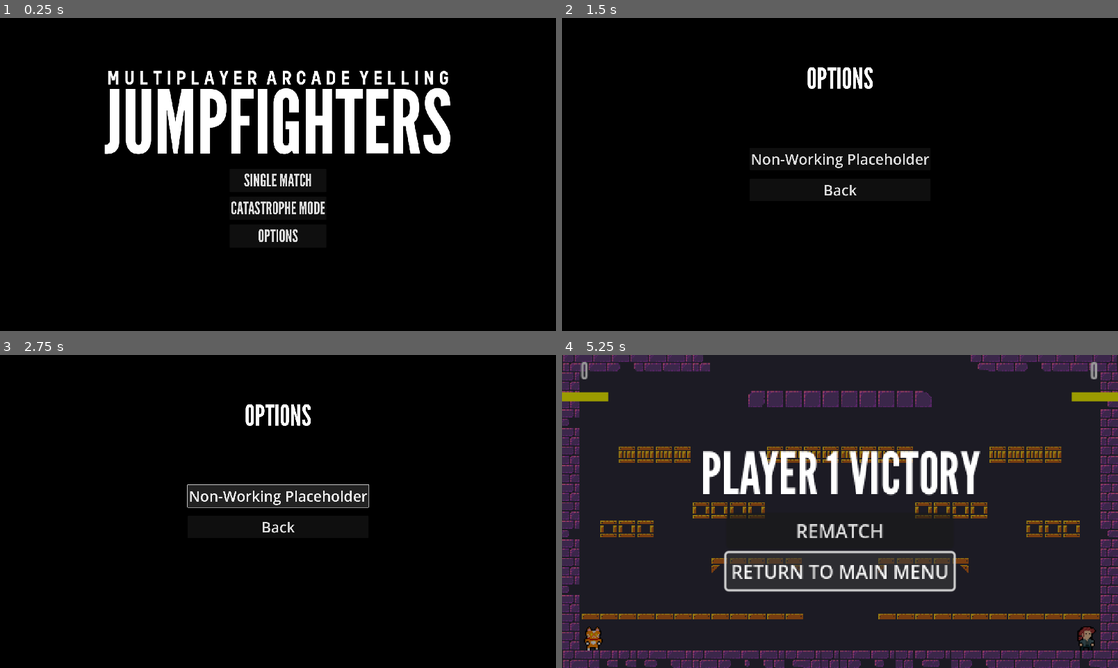
Above: before the commit, frames 1-4 (two rows, left to right).
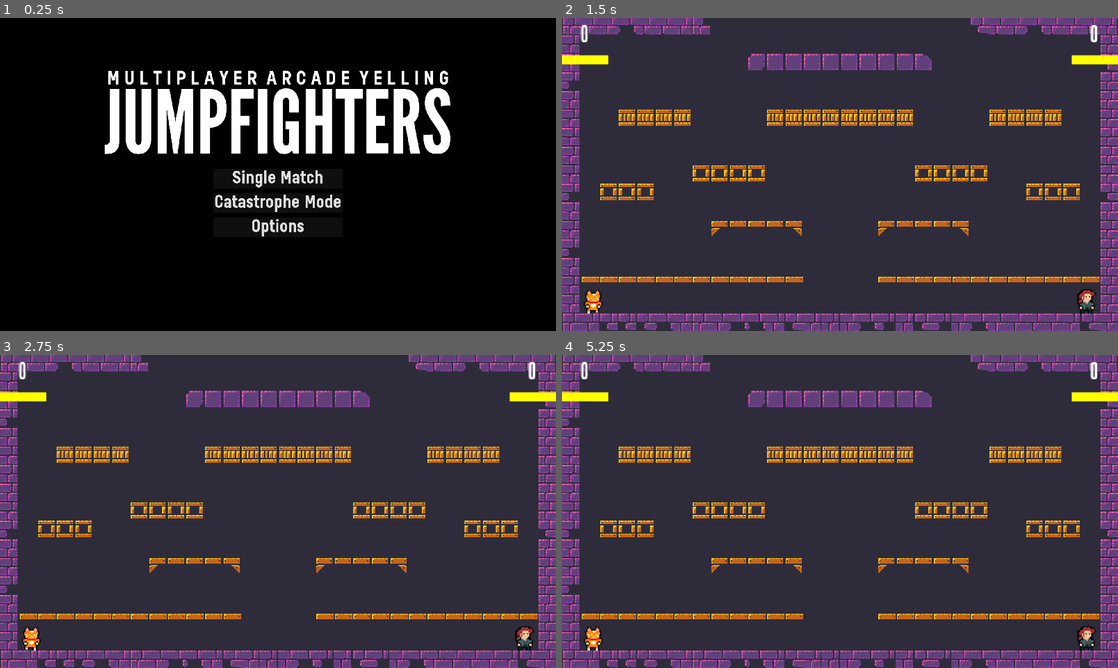
Above: after the commit, the same moments.

Repository: iamdanielgreen/jumpfighters
Game: Godot game, scene res://02_Scenes/menu.tscn
The game is run twice, just before and just after one commit, with the same random seed, the same clock (stepped at 60 frames per second) and the same inputs.
Inputs (mouse positions are in pixels of both pictures, inside the frame that each line leads up to):
- Up to frame 1 (0.25 s): no input
- Up to frame 2 (1.5 s): click "CATASTROPHE MODE" (after the commit: "Catastrophe Mode") at 0.5 s; click (840, 237) at 1.25 s, where only the run before the commit has a clickable "OPTIONS"
- Up to frame 3 (2.75 s): click (278, 495) at 2 s, where only the run before the commit has a clickable "Non-Working Placeholder"
- Up to frame 4 (5.25 s): click (840, 527) at 2.75 s, where only the run before the commit has a clickable "Back"; click (840, 517) at 3.5 s, where only the run before the commit has a clickable "SINGLE MATCH"; click (840, 530) at 4.25 s, where only the run before the commit has a clickable "REMATCH"; click (840, 570) at 5 s, where only the run before the commit has a clickable "RETURN TO MAIN MENU"

The runs differ from the first frame. In frame 1, 1.5% of the frame differs, in the area x 38-62%, y 48-72%; in frame 2, 100%, in the area x 0-100%, y 0-100%; in frame 3, 100%; in frame 4, 28%.

Commit message:
Work on menu and UI. Victory screen now operates correctly. - 30082024_30082024

Diff:
--- a/02_Scenes/game.tscn
+++ b/02_Scenes/game.tscn
@@ -6,8 +6,9 @@
 [ext_resource type="PackedScene" uid="uid://dgcn654g7vlox" path="res://02_Scenes/player_two.tscn" id="3_aahkk"]
 [ext_resource type="Script" path="res://03_Scripts/camera_shake.gd" id="3_h6r4a"]
 [ext_resource type="FontFile" uid="uid://btssqpnsdy1lc" path="res://01_Assets/03_Fonts/Helvetica LT Ultra Compressed.ttf" id="6_2kgol"]
-[ext_resource type="Script" path="res://03_Scripts/win_ui.gd" id="6_wdk65"]
+[ext_resource type="Script" path="res://03_Scripts/win_screen.gd" id="6_wdk65"]
 [ext_resource type="FontFile" uid="uid://ebe1ov8pjolh" path="res://01_Assets/03_Fonts/LeagueGothic-Regular.otf" id="8_yd1ge"]
+[ext_resource type="FontFile" uid="uid://bsry8lcv357nh" path="res://01_Assets/03_Fonts/Reglo-Bold.otf" id="9_huwte"]
 
 [sub_resource type="TileSetAtlasSource" id="TileSetAtlasSource_43gq2"]
 texture = ExtResource("1_5scgh")
@@ -213,6 +214,7 @@
 show_percentage = false
 
 [node name="WinScreen" type="ColorRect" parent="UI"]
+visible = false
 z_index = 5
 layout_mode = 1
 anchors_preset = 15
@@ -229,15 +231,18 @@
 anchor_top = 0.5
 anchor_right = 0.5
 anchor_bottom = 0.5
-offset_left = -120.0
-offset_top = -62.0
-offset_right = 121.0
-offset_bottom = -1.0
-grow_horizontal = 2
-grow_vertical = 2
+offset_left = -240.0
+offset_top = -92.0
+offset_right = 9386.0
+offset_bottom = 2308.0
+grow_horizontal = 2
+grow_vertical = 2
+scale = Vector2(0.05, 0.05)
 theme_override_fonts/font = ExtResource("8_yd1ge")
-theme_override_font_sizes/font_size = 50
+theme_override_font_sizes/font_size = 1800
 text = "PLAYER 1 VICTORY"
+horizontal_alignment = 1
+vertical_alignment = 1
 
 [node name="WinScreenButtons" type="VBoxContainer" parent="UI/WinScreen"]
 layout_mode = 1
@@ -246,20 +251,29 @@
 anchor_top = 0.5
 anchor_right = 0.5
 anchor_bottom = 0.5
-offset_left = -98.0
-offset_top = 1.0
-offset_right = 98.0
-offset_bottom = 67.0
-grow_horizontal = 2
-grow_vertical = 2
+offset_left = -49.0
+offset_top = 25.0
+offset_right = 1994.0
+offset_bottom = 693.0
+grow_horizontal = 2
+grow_vertical = 2
+scale = Vector2(0.05, 0.05)
+theme_override_constants/separation = 50
 
 [node name="RematchButton" type="Button" parent="UI/WinScreen/WinScreenButtons"]
-layout_mode = 2
-text = "REMATCH"
+process_mode = 3
+layout_mode = 2
+theme_override_fonts/font = ExtResource("9_huwte")
+theme_override_font_sizes/font_size = 300
+text = "Jumpfight Again"
+icon_alignment = 1
 
 [node name="ReturnMenuButton" type="Button" parent="UI/WinScreen/WinScreenButtons"]
-layout_mode = 2
-text = "RETURN TO MAIN MENU"
+process_mode = 3
+layout_mode = 2
+theme_override_fonts/font = ExtResource("9_huwte")
+theme_override_font_sizes/font_size = 300
+text = "Main Menu"
 
 [node name="SpawnPoints" type="Node" parent="."]
 
@@ -268,3 +282,6 @@
 
 [node name="P2Spawn" type="Marker2D" parent="SpawnPoints"]
 position = Vector2(213, 111)
+
+[connection signal="pressed" from="UI/WinScreen/WinScreenButtons/RematchButton" to="UI" method="_on_rematch_button_pressed"]
+[connection signal="pressed" from="UI/WinScreen/WinScreenButtons/ReturnMenuButton" to="UI" method="_on_return_menu_button_pressed"]
--- a/02_Scenes/menu.tscn
+++ b/02_Scenes/menu.tscn
@@ -1,8 +1,9 @@
-[gd_scene load_steps=4 format=3 uid="uid://bnxk3pk1heokt"]
+[gd_scene load_steps=5 format=3 uid="uid://bnxk3pk1heokt"]
 
 [ext_resource type="Script" path="res://03_Scripts/menu.gd" id="1_l735l"]
 [ext_resource type="FontFile" uid="uid://ebe1ov8pjolh" path="res://01_Assets/03_Fonts/LeagueGothic-Regular.otf" id="1_mna6l"]
 [ext_resource type="Texture2D" uid="uid://8i80a0k56c46" path="res://01_Assets/01_Sprites/04_Backgrounds/JF_TitleScreen.jpg" id="1_qgn2p"]
+[ext_resource type="FontFile" uid="uid://bsry8lcv357nh" path="res://01_Assets/03_Fonts/Reglo-Bold.otf" id="2_u7p7r"]
 
 [node name="Menu" type="Control"]
 layout_mode = 3
@@ -38,23 +39,23 @@
 
 [node name="SingleMatchButton" type="Button" parent="1/MainMenuButtons"]
 layout_mode = 2
-theme_override_fonts/font = ExtResource("1_mna6l")
+theme_override_fonts/font = ExtResource("2_u7p7r")
 theme_override_font_sizes/font_size = 60
-text = "SINGLE MATCH"
+text = "Single Match"
 
 [node name="CatastropheButton" type="Button" parent="1/MainMenuButtons"]
 layout_mode = 2
-theme_override_fonts/font = ExtResource("1_mna6l")
+theme_override_fonts/font = ExtResource("2_u7p7r")
 theme_override_font_sizes/font_size = 60
-text = "CATASTROPHE MODE
+text = "Catastrophe Mode
 "
 icon_alignment = 1
 
 [node name="OptionsButton" type="Button" parent="1/MainMenuButtons"]
 layout_mode = 2
-theme_override_fonts/font = ExtResource("1_mna6l")
+theme_override_fonts/font = ExtResource("2_u7p7r")
 theme_override_font_sizes/font_size = 60
-text = "OPTIONS"
+text = "Options"
 
 [node name="TitleScreen" type="Sprite2D" parent="1"]
 z_index = -5
@@ -121,6 +122,6 @@
 text = "Back"
 
 [connection signal="pressed" from="1/MainMenuButtons/SingleMatchButton" to="." method="_on_single_match_button_pressed"]
-[connection signal="pressed" from="1/MainMenuButtons/CatastropheButton" to="." method="_on_initial_button_pressed"]
+[connection signal="pressed" from="1/MainMenuButtons/CatastropheButton" to="." method="_on_catastrophe_button_pressed"]
 [connection signal="pressed" from="1/MainMenuButtons/OptionsButton" to="." method="_on_options_button_pressed"]
 [connection signal="pressed" from="2/VBoxContainer/ComeBackButton" to="." method="_on_come_back_button_pressed"]
--- a/03_Scripts/gameManager.gd
+++ b/03_Scripts/gameManager.gd
@@ -23,6 +23,8 @@
 
 	if game_manager.current_game_mode == game_manager.game_mode.SingleMatch:
 		$UI.game_finished(str(winner_index))
+	if game_manager.current_game_mode == game_manager.game_mode.Championship and (current_round == 2 and scores.has(2)) or current_round == 3:
+		$UI.game_finished(str(winner_index))
 
 	current_round += 1
 
--- a/03_Scripts/menu.gd
+++ b/03_Scripts/menu.gd
@@ -13,3 +13,8 @@
 func _on_single_match_button_pressed() -> void:
 	game_manager.current_game_mode = game_manager.game_mode.SingleMatch
 	get_tree().change_scene_to_file("res://02_Scenes/game.tscn")
+
+
+func _on_catastrophe_button_pressed() -> void:
+	game_manager.current_game_mode = game_manager.game_mode.Championship
+	get_tree().change_scene_to_file("res://02_Scenes/game.tscn")
--- /dev/null
+++ b/03_Scripts/win_screen.gd
@@ -0,0 +1,21 @@
+extends Control
+
+func game_finished(winner_index: String) -> void:
+	#Wait a small amount of time
+	$WinScreen.show()
+
+	$WinScreen/VictoryText.text = "PLAYER " + winner_index + " VICTORY"
+	get_tree().paused = true #Makes everything stop.
+
+
+
+func _on_rematch_button_pressed() -> void:
+	get_tree().paused = false
+	get_tree().reload_current_scene()
+
+
+
+
+func _on_return_menu_button_pressed() -> void:
+	get_tree().paused = false
+	get_tree().change_scene_to_file("res://02_Scenes/menu.tscn")
--- a/03_Scripts/win_ui.gd
+++ /dev/null
@@ -1,7 +0,0 @@
-extends Control
-
-func game_finished(winner_index: String) -> void:
-	#Wait a small amount of time
-	$WinScreen.show()
-	$WinScreen/VictoryText.text = "PLAYER " + winner_index + " VICTORY"
-	get_tree().paused = true #Makes everything stop.
Not shown: 1 places in 02_Scenes/game.tscn that only renumber resources
